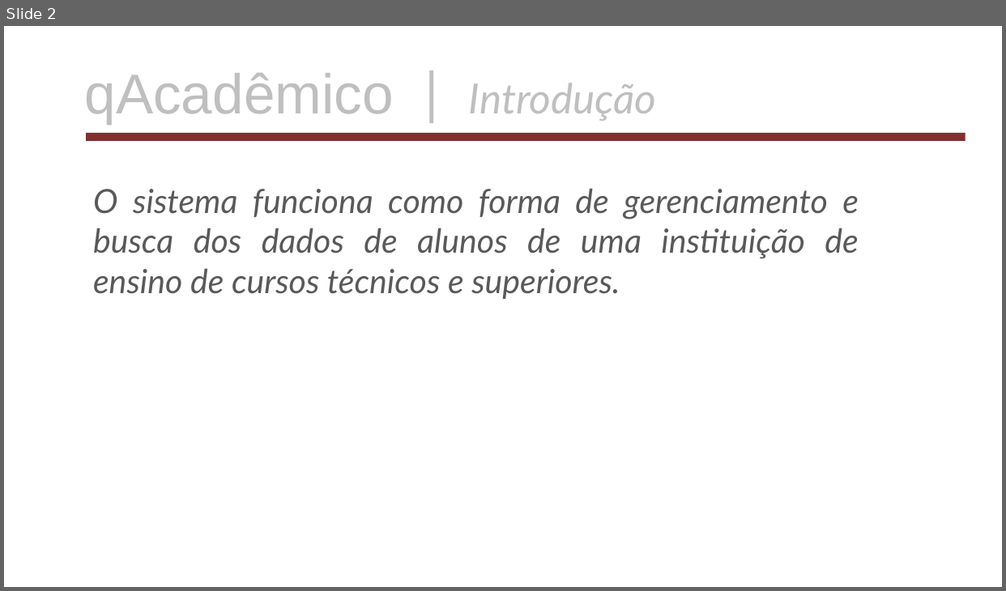
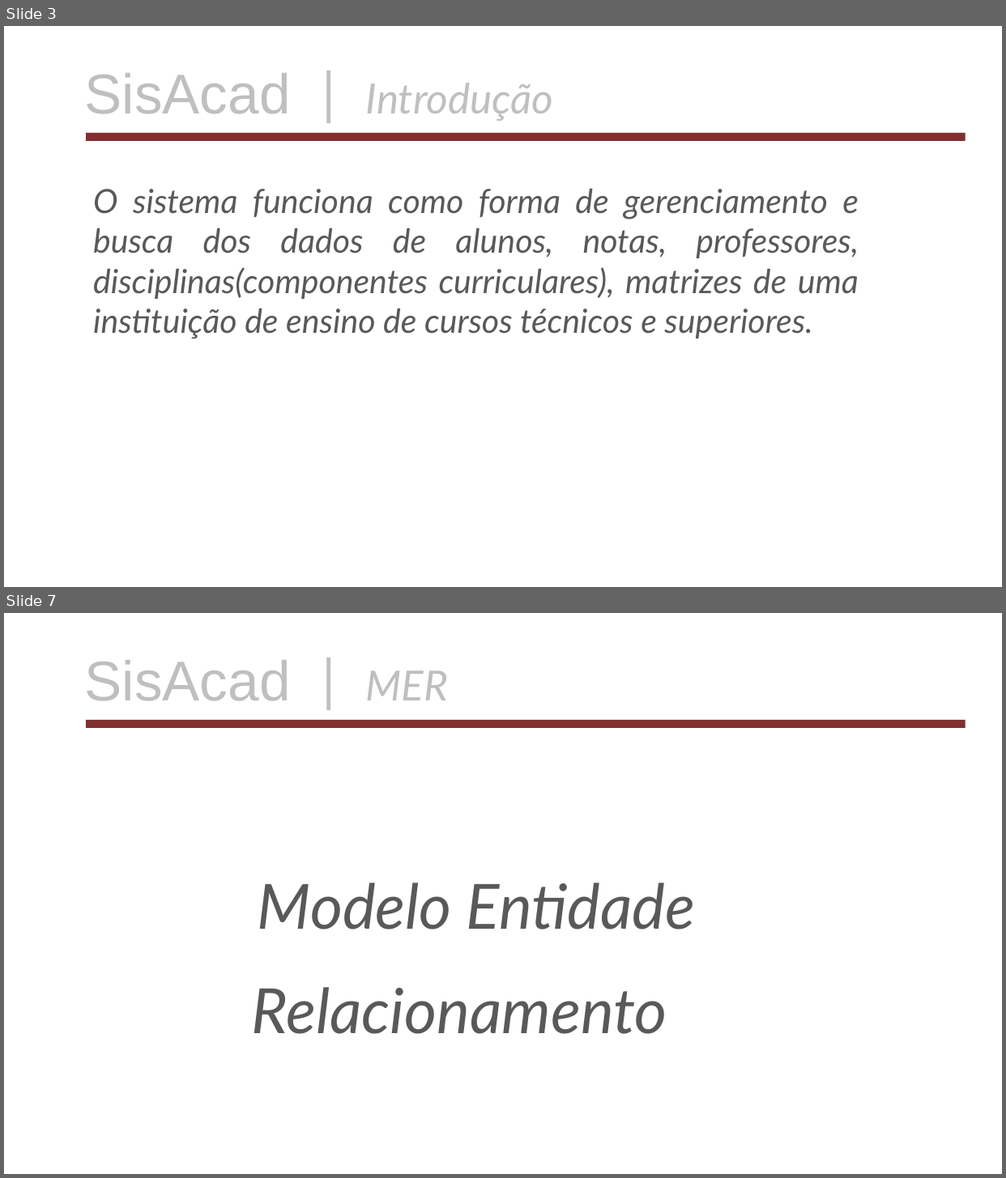
Before and after one commit to AlexsandroMatias2017/MeuBancoDeDados, a slide deck: apresentacaoDoProjeto.odp. Shown one above the other, each under a label of ours: slide 2 before the commit, slides 3 and 7 after it; the slides between them are not shown. The pictures are 1006x591 and 1006x1178 pixels, drawn with LibreOffice and Linux fonts; fonts in the diff are those of the drawing; background and template pictures are left out. Boxes give left, top, right and bottom in pixels: in the first picture for what was removed or moved away, otherwise in the second. Text is boxed around its words. In the diff, an @@ line names an element or a change of style, - is before the commit and + after.

```diff
--- a/apresentacaoDoProjeto.odp
+++ b/apresentacaoDoProjeto.odp
@@ slide 7 added at (x1=4, y1=613, x2=1002, y2=1174), background picture (left out) @@
@@ text added at (x1=85, y1=660, x2=449, y2=701), 54 pt, text #BFBFBF @@
+SisAcad | MER
@@ rectangle added at (x1=86, y1=720, x2=965, y2=728), fill #822F2F @@
@@ text added at (x1=252, y1=883, x2=695, y2=1034), 60 pt, text #595959, italic @@
+Modelo Entidade Relacionamento
@@ what was slide 2 is now slide 3 @@
@@ slide 3 changed as well @@
@@ text at (x1=85, y1=73, x2=554, y2=121): text changed; size 54 to 40 pt; italic on @@
-qAcadêmico | Introdução
+SisAcad | Introdução
@@ text at (x1=93, y1=188, x2=859, y2=339): text changed @@
-O sistema funciona como forma de gerenciamento e busca dos dados de alunos de uma instituição de ensino de cursos técnicos e superiores.
+O sistema funciona como forma de gerenciamento e busca dos dados de alunos, notas, professores, disciplinas(componentes curriculares), matrizes de uma instituição de ensino de cursos técnicos e superiores.
```
Also in this commit, not shown: 18 other slides changed, 10 other slides added, 3 slides removed, 9 other files.
